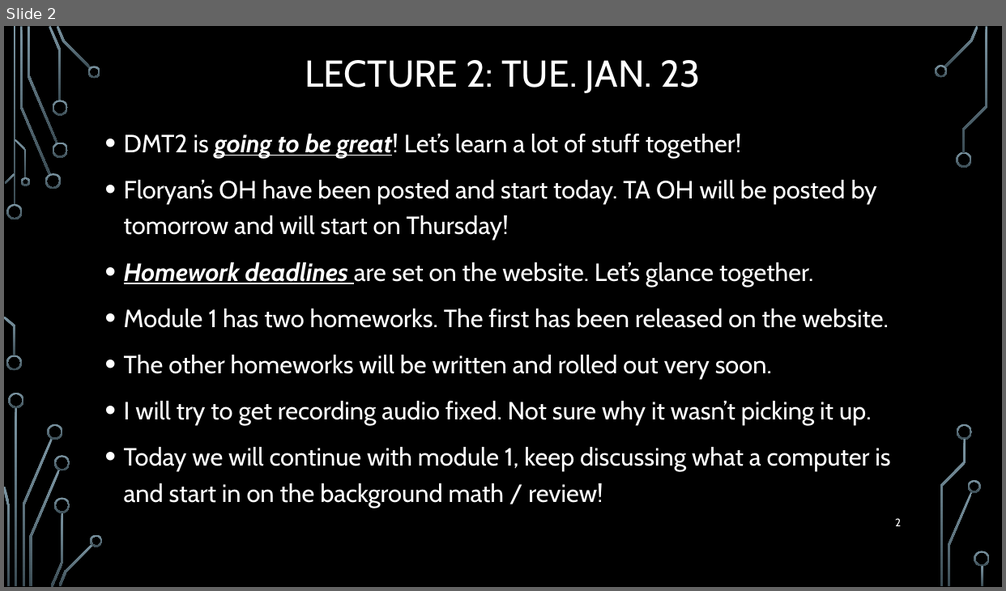
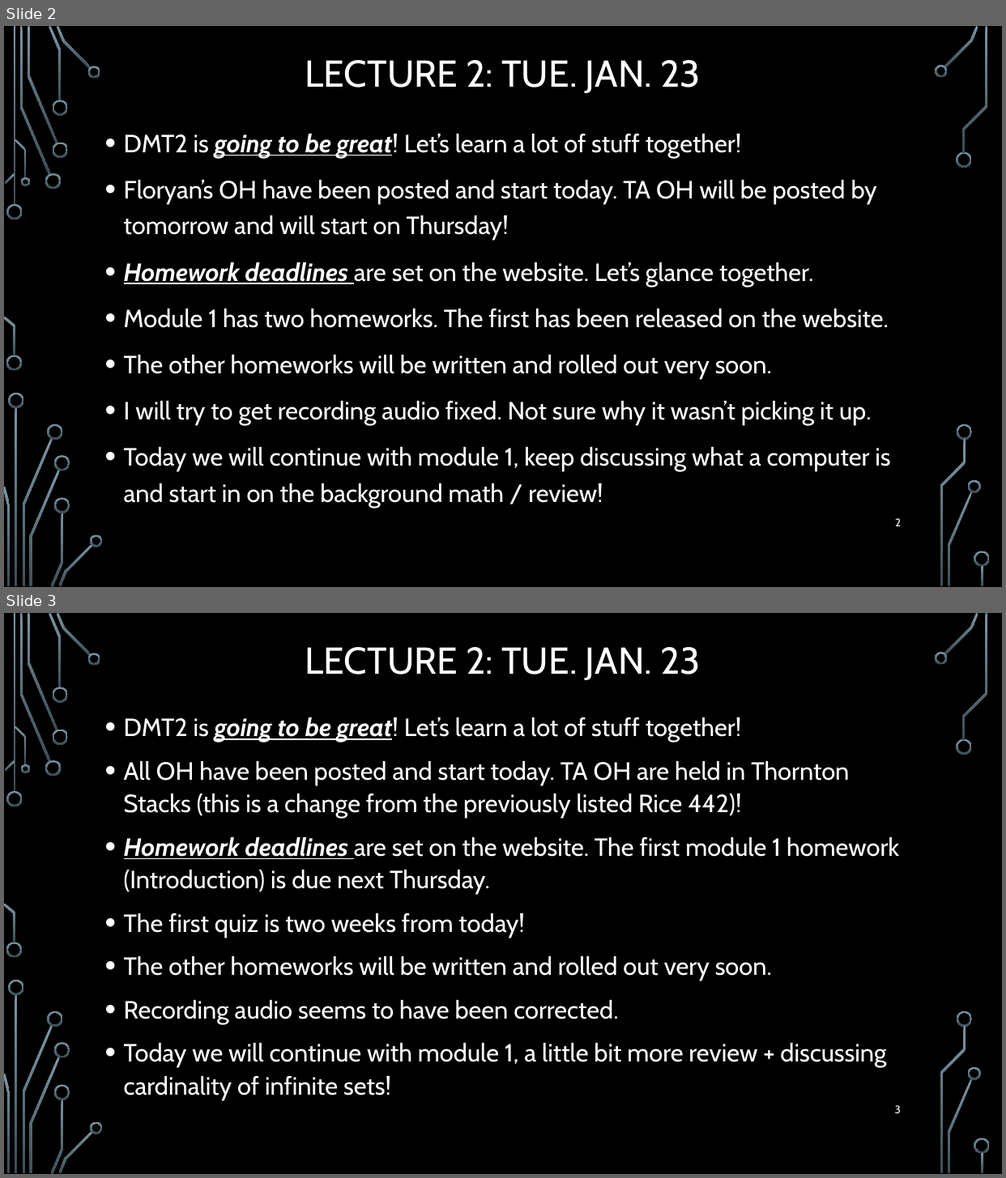
Before and after one commit to markfloryan/dmt2, a slide deck: slides/00-DailyAnnouncements.pptx. Shown one above the other, each under a label of ours: slide 2 before the commit, slides 2 and 3 after it. The pictures are 1006x591 and 1006x1178 pixels, drawn with LibreOffice and Linux fonts; fonts in the diff are those of the drawing; background and template pictures are left out. Boxes give left, top, right and bottom in pixels: in the first picture for what was removed or moved away, otherwise in the second. Text is boxed around its words. In the diff, an @@ line names an element or a change of style, - is before the commit and + after.

```diff
--- a/slides/00-DailyAnnouncements.pptx
+++ b/slides/00-DailyAnnouncements.pptx
@@ slide 3 added at (4,613,1002,1174), background picture (left out); not listed: 36 template elements that a slide beside it also shows @@
@@ title added at (305,647,700,680), 36 pt, text #FFFFFF @@
+LECTURE 2: TUE. JAN. 23
@@ text added at (124,717,899,1101), 24 pt, text #FFFFFF @@
+• DMT2 is going to be great! Let’s learn a lot of stuff together!
+• All OH have been posted and start today. TA OH are held in Thornton Stacks (this is a change from the previously listed Rice 442)!
+• Homework deadlines are set on the website. The first module 1 homework (Introduction) is due next Thursday.
+• The first quiz is two weeks from today!
+• The other homeworks will be written and rolled out very soon.
+• Recording audio seems to have been corrected.
+• Today we will continue with module 1, a little bit more review + discussing cardinality of infinite sets!
@@ page number added at (895,1105,901,1114), 10.5 pt, text #FFFFFF @@
+3
```
Also in this commit, not shown: 3 other files.
